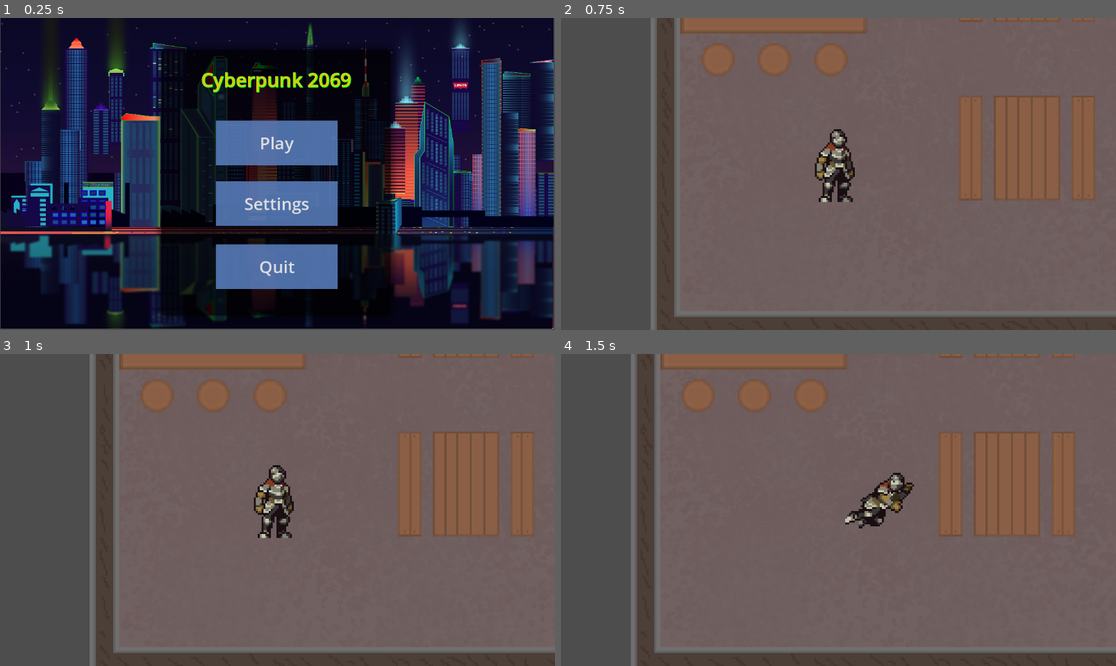
Above: before the commit, frames 1-4 (two rows, left to right).
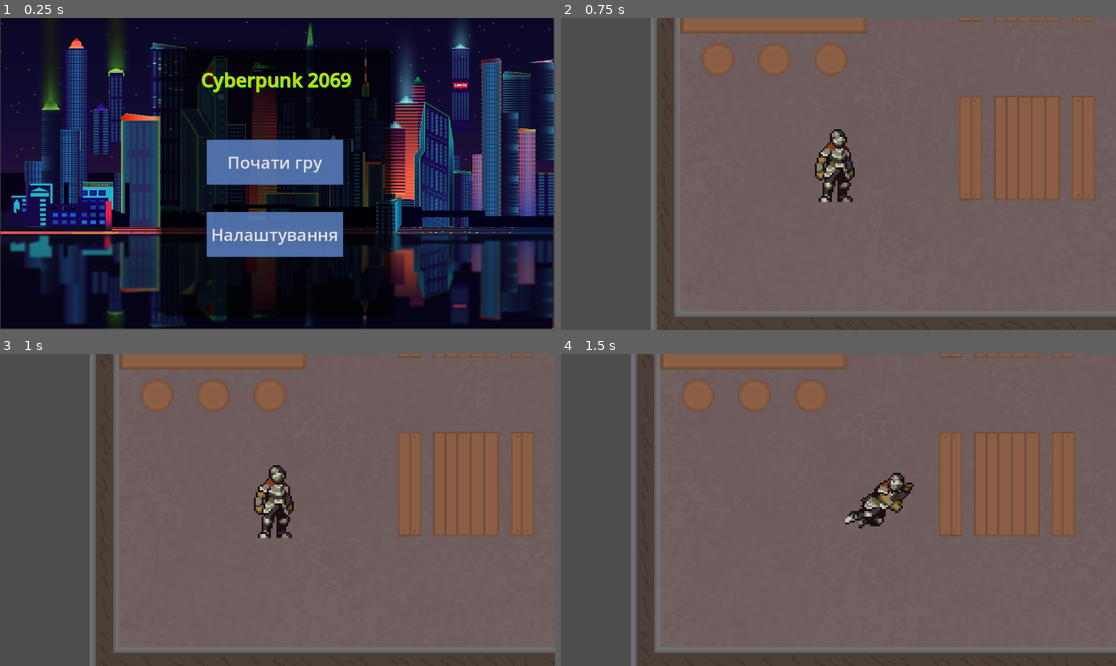
Above: after the commit, the same moments.

Repository: liketaurus/SE-practice-template
Game: Godot game, scene res://Scenes/menu.tscn
Same seed, same stepped clock (60 frames per second), same inputs: the game is played once before the commit and once after it.
Inputs:
- Up to frame 1 (0.25 s): no input
- Up to frame 2 (0.75 s): click "Play" (after the commit: "Почати гру") at 0.5 s
- Up to frame 3 (1 s): no input
- Up to frame 4 (1.5 s): hold D from 1.28 s (still down); hold Shift from 1.28 s (still down)

The runs differ from the first frame. In frame 1, 9.2% of the frame differs, in the area x 37-62%, y 32-87%; in frame 2, nothing differs; in frame 3, nothing differs; in frame 4, nothing differs.

Commit message:
Commit again

Diff:
--- a/src/Cyberpunk2069/Scenes/menu.tscn
+++ b/src/Cyberpunk2069/Scenes/menu.tscn
@@ -34,7 +34,7 @@
 scale = Vector2(0.299106, 0.299106)
 texture = ExtResource("2_oi3x8")
 
-[node name="Label2" type="Label" parent="."]
+[node name="Label" type="Label" parent="."]
 offset_left = 335.0
 offset_top = 66.0
 offset_right = 811.0
@@ -46,35 +46,24 @@
 horizontal_alignment = 1
 
 [node name="Play" type="Button" parent="."]
-offset_left = 448.0
-offset_top = 213.0
-offset_right = 701.0
-offset_bottom = 306.0
+offset_left = 429.0
+offset_top = 253.0
+offset_right = 712.0
+offset_bottom = 346.0
 theme_override_font_sizes/font_size = 35
 theme_override_styles/normal = SubResource("StyleBoxFlat_0qh6s")
 theme_override_styles/hover = SubResource("StyleBoxFlat_3enoh")
-text = "Play"
+text = "Почати гру"
 
 [node name="Settings" type="Button" parent="."]
-offset_left = 448.0
-offset_top = 339.0
-offset_right = 701.0
-offset_bottom = 432.0
+offset_left = 429.0
+offset_top = 403.0
+offset_right = 712.0
+offset_bottom = 496.0
 theme_override_font_sizes/font_size = 35
 theme_override_styles/normal = SubResource("StyleBoxFlat_0qh6s")
 theme_override_styles/hover = SubResource("StyleBoxFlat_3enoh")
-text = "Settings"
-
-[node name="Quit" type="Button" parent="."]
-offset_left = 448.0
-offset_top = 470.0
-offset_right = 701.0
-offset_bottom = 563.0
-theme_override_font_sizes/font_size = 35
-theme_override_styles/normal = SubResource("StyleBoxFlat_0qh6s")
-theme_override_styles/hover = SubResource("StyleBoxFlat_3enoh")
-text = "Quit"
+text = "Налаштування"
 
 [connection signal="pressed" from="Play" to="." method="_on_play_pressed"]
 [connection signal="pressed" from="Settings" to="." method="_on_settings_pressed"]
-[connection signal="pressed" from="Quit" to="." method="_on_quit_pressed"]
